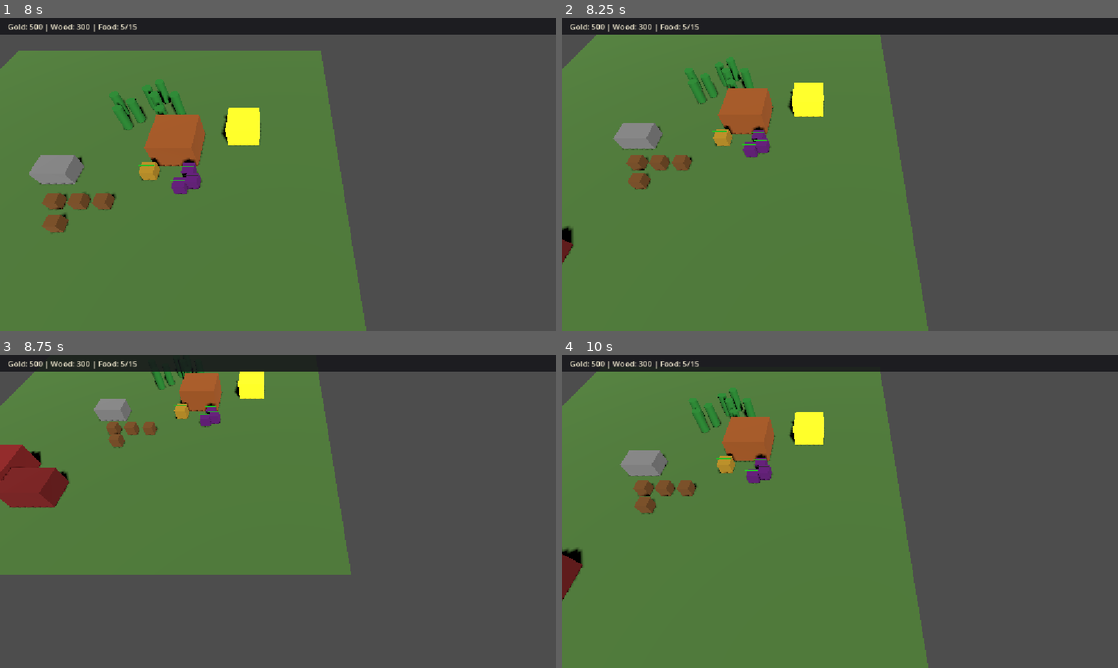
Above: before the commit, frames 1-4 (two rows, left to right).
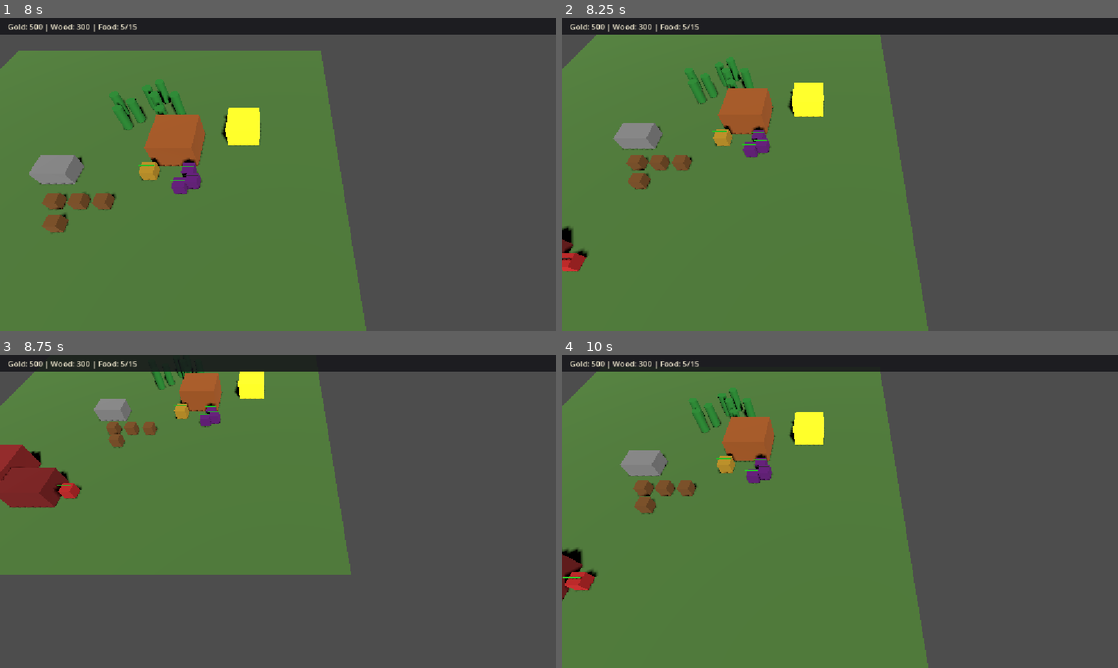
Above: after the commit, the same moments.

Repository: nplvkntx/endless-battle
Game: Godot game, scene res://scenes/main.tscn
Two runs of this game, one before a commit and one after it. Both use one fixed random seed, a clock stepped at 60 frames per second and the inputs below.
Inputs (mouse positions are in pixels of both pictures, inside the frame that each line leads up to):
- Up to frame 1 (8 s): tap Enter at 0.5, 6.5 s; move the mouse to (400, 158) at 0.52 s; hold Right (ui_right) 0.53-1.25 s; tap B at 0.6, 5.1 s; click (400, 158) at 0.67 s; drag from (166, 190) to (250, 237) at 1.27 s; tap Space at 2 s; move the mouse to (333, 105) at 2.02 s; hold Right (ui_right) 2.03-2.75 s; tap T at 2.1, 6.6 s; drag from (250, 237) to (111, 127) at 2.77 s; move the mouse to (444, 221) at 3.52 s; hold Left (ui_left) 3.53-4.25 s; tap Q at 3.6 s; drag from (111, 127) to (194, 96) at 4.27 s; move the mouse to (305, 174) at 5.02 s; hold Down (ui_down) 5.03-5.75 s; click (305, 174) at 5.17 s; drag from (194, 96) to (166, 190) at 5.77 s; move the mouse to (400, 158) at 6.52 s; hold Up (ui_up) 6.53-7.25 s; drag from (166, 190) to (250, 237) at 7.27 s
- Up to frame 2 (8.25 s): tap Space at 8 s; move the mouse to (895, 105) at 8.02 s; hold Down (ui_down) from 8.03 s (still down); tap Q at 8.1 s
- Up to frame 3 (8.75 s): keep holding Down (ui_down)
- Up to frame 4 (10 s): release Down (ui_down) at 8.75 s; drag from (812, 574) to (673, 464) at 8.77 s; tap Enter at 9.5 s; move the mouse to (1006, 558) at 9.52 s; hold Up (ui_up) from 9.53 s (still down); tap B at 9.6 s; click (1006, 558) at 9.67 s

Frame 1 is identical in both runs. In frame 2, 0.3% of the frame differs, in the area x 0-5%, y 72-82%; in frame 3, 0.2%; in frame 4, 0.3%, in the area x 0-7%, y 67-76%.

Commit message:
Fix enemy unit ownership

Diff:
--- a/scenes/main.tscn
+++ b/scenes/main.tscn
@@ -547,6 +547,7 @@
 
 [node name="EnemyBarracks" parent="." groups=["enemy_command_center"] instance=ExtResource("21_barracks")]
 transform = Transform3D(1, 0, 0, 0, 1, 0, 0, 0, 1, -8, 1, 12)
+enable_enemy_auto_production = true
 
 [node name="MeshInstance3D" parent="EnemyBarracks" index="0"]
 surface_material_override/0 = SubResource("StandardMaterial3D_enemy_barracks")
--- a/scripts/base/unit.gd
+++ b/scripts/base/unit.gd
@@ -249,7 +249,7 @@
 
 
 ## Applies damage using values derived from unit_data.
-func take_damage(_amount: float) -> void:
+func take_damage(_amount: float, _attacker: Node = null) -> void:
 	# TODO: Implement damage handling.
 	pass
 
--- a/scripts/buildings/barracks.gd
+++ b/scripts/buildings/barracks.gd
@@ -14,6 +14,10 @@
 const SWORDSMAN_SPAWN_OFFSET: Vector3 = Vector3(3.0, -0.5, 0.0)
 const ARCHER_SPAWN_OFFSET: Vector3 = Vector3(3.0, -0.5, 2.0)
 const RALLY_MARKER_Y: float = 0.05
+const ENEMY_PRODUCTION_INTERVAL_SECONDS: float = 8.0
+const ENEMY_TEAM_ID: int = 1
+
+@export var enable_enemy_auto_production: bool = false
 
 var _swordsman_queue_count: int = 0
 var _archer_queue_count: int = 0
@@ -22,6 +26,8 @@
 var _has_rally_point: bool = false
 var _rally_point: Vector3 = Vector3.ZERO
 var _rally_marker: MeshInstance3D = null
+var _enemy_production_spawn_swordsman_next: bool = true
+var _enemy_production_active: bool = false
 
 @onready var _health_component: HealthComponent = get_node_or_null(
 	"HealthComponent"
@@ -36,6 +42,67 @@
 	if _health_component != null and _health_component.has_signal("health_depleted"):
 		_health_component.health_depleted.connect(_on_health_depleted, CONNECT_ONE_SHOT)
 
+	if enable_enemy_auto_production:
+		_start_enemy_auto_production()
+
+
+func _start_enemy_auto_production() -> void:
+	_enemy_production_active = true
+	_schedule_enemy_production_tick()
+
+
+func _schedule_enemy_production_tick() -> void:
+	if not _enemy_production_active:
+		return
+
+	var wait_timer: SceneTreeTimer = get_tree().create_timer(
+		ENEMY_PRODUCTION_INTERVAL_SECONDS
+	)
+	wait_timer.timeout.connect(_on_enemy_production_tick, CONNECT_ONE_SHOT)
+
+
+func _on_enemy_production_tick() -> void:
+	if not _enemy_production_active or not is_instance_valid(self):
+		return
+
+	if building_state != STATE_COMPLETED:
+		_schedule_enemy_production_tick()
+		return
+
+	if _enemy_production_spawn_swordsman_next:
+		_spawn_enemy_unit(SWORDSMAN_SCENE)
+	else:
+		_spawn_enemy_unit(ARCHER_SCENE)
+
+	_enemy_production_spawn_swordsman_next = not _enemy_production_spawn_swordsman_next
+	_schedule_enemy_production_tick()
+
+
+func _spawn_enemy_unit(scene: PackedScene) -> void:
+	var unit: Unit = scene.instantiate() as Unit
+	var spawn_parent: Node = get_parent()
+	if spawn_parent == null or unit == null:
+		return
+
+	spawn_parent.add_child(unit)
+	unit.global_position = global_position + SWORDSMAN_SPAWN_OFFSET
+	_finalize_spawned_unit(unit)
+	_finalize_enemy_unit(unit)
+
+
+func _finalize_enemy_unit(unit: Unit) -> void:
+	unit.team_id = ENEMY_TEAM_ID
+
+	if not unit.is_in_group(&"enemies"):
+		unit.add_to_group(&"enemies")
+
+	if unit.is_in_group(&"units"):
+		unit.remove_from_group(&"units")
+
+
+func _stop_enemy_auto_production() -> void:
+	_enemy_production_active = false
+
 
 func take_damage(amount: float, _attacker = null) -> void:
 	if _health_component == null or _health_component.current_health <= 0:
@@ -48,6 +115,8 @@
 
 
 func _on_health_depleted() -> void:
+	_stop_enemy_auto_production()
+
 	if _rally_marker != null and is_instance_valid(_rally_marker):
 		_rally_marker.queue_free()
 		_rally_marker = null
--- a/scripts/systems/combat_target_validation.gd
+++ b/scripts/systems/combat_target_validation.gd
@@ -4,6 +4,7 @@
 ## Shared checks for whether a node can be safely targeted or damaged in combat.
 
 const ENEMY_BUILDING_GROUP := &"enemy_command_center"
+const ENEMY_TEAM_ID: int = 1
 
 
 static func is_valid_combat_target(target: Variant) -> bool:
@@ -43,7 +44,45 @@
 	if target is EnemyDummy:
 		return true
 
+	if target is Node and (target as Node).is_in_group(&"enemies"):
+		if target is Swordsman or target is Archer:
+			return true
+
 	return is_attackable_enemy_building(target)
+
+
+static func is_enemy_faction(node: Variant) -> bool:
+	if node == null or not node is Node:
+		return false
+
+	var scene_node: Node = node as Node
+	if scene_node.is_in_group(ENEMY_BUILDING_GROUP):
+		return true
+
+	if scene_node.is_in_group(&"enemies"):
+		return true
+
+	if node is Unit and (node as Unit).team_id >= ENEMY_TEAM_ID:
+		return true
+
+	return false
+
+
+static func are_hostile(attacker: Node, target: Variant) -> bool:
+	if attacker == null or not is_valid_combat_target(target):
+		return false
+
+	return is_enemy_faction(attacker) != is_enemy_faction(target)
+
+
+static func is_attack_target_for_attacker(attacker: Node, target: Variant) -> bool:
+	if not are_hostile(attacker, target):
+		return false
+
+	if is_enemy_faction(attacker):
+		return target is Unit and not target is Building
+
+	return is_player_unit_attack_target(target)
 
 
 static func is_tower_attack_target(target: Variant) -> bool:
@@ -109,6 +148,9 @@
 
 static func apply_damage_to_target(target: Variant, amount: float, attacker = null) -> bool:
 	if not is_valid_combat_target(target):
+		return false
+
+	if attacker != null and not are_hostile(attacker as Node, target):
 		return false
 
 	if not target is Object or not (target as Object).has_method("take_damage"):
@@ -173,7 +215,7 @@
 		for node: Node in attacker.get_tree().get_nodes_in_group(group_name):
 			if not node is Node3D:
 				continue
-			if not is_player_unit_attack_target(node):
+			if not is_attack_target_for_attacker(attacker, node):
 				continue
 
 			var target: Node3D = node as Node3D
--- a/scripts/systems/selection_manager.gd
+++ b/scripts/systems/selection_manager.gd
@@ -206,8 +206,11 @@
 		return
 
 	var clicked_unit: Unit = _raycast_unit(camera, screen_position)
-	if clicked_unit is EnemyDummy:
-		_dispatch_attack_command(clicked_unit as EnemyDummy)
+	if (
+		clicked_unit != null
+		and CombatTargetValidation.is_player_unit_attack_target(clicked_unit)
+	):
+		_dispatch_attack_command(clicked_unit)
 		return
 
 	var attack_building: Building = _raycast_building(camera, screen_position)
@@ -494,7 +497,13 @@
 
 
 func _is_selectable_unit(unit: Unit) -> bool:
-	return unit != null and is_instance_valid(unit)
+	if unit == null or not is_instance_valid(unit):
+		return false
+
+	if unit.is_in_group(&"enemies"):
+		return false
+
+	return true
 
 
 func _is_selectable_building(building: Building) -> bool:
--- a/scripts/units/archer.gd
+++ b/scripts/units/archer.gd
@@ -53,7 +53,7 @@
 
 
 func command_attack(target: Node3D) -> void:
-	if not CombatTargetValidation.is_player_unit_attack_target(target):
+	if not CombatTargetValidation.is_attack_target_for_attacker(self, target):
 		return
 
 	_attack_target = target
@@ -166,7 +166,7 @@
 	arrow.launch(_attack_target, float(attack_damage), spawn_position, self)
 
 
-func take_damage(amount: float) -> void:
+func take_damage(amount: float, _attacker: Node = null) -> void:
 	if _health_component.current_health <= 0:
 		return
 
--- a/scripts/units/enemy_dummy.gd
+++ b/scripts/units/enemy_dummy.gd
@@ -68,7 +68,7 @@
 	queue_free()
 
 
-func take_damage(amount: float, attacker = null) -> void:
+func take_damage(amount: float, attacker: Node = null) -> void:
 	if _health_component.current_health <= 0:
 		return
 
--- a/scripts/units/hero.gd
+++ b/scripts/units/hero.gd
@@ -116,7 +116,7 @@
 
 
 func command_attack(target: Node3D) -> void:
-	if not CombatTargetValidation.is_player_unit_attack_target(target):
+	if not CombatTargetValidation.is_attack_target_for_attacker(self, target):
 		return
 
 	_cancel_power_strike()
@@ -912,7 +912,7 @@
 	).set_trans(Tween.TRANS_QUAD).set_ease(Tween.EASE_IN)
 
 
-func take_damage(amount: float) -> void:
+func take_damage(amount: float, _attacker: Node = null) -> void:
 	if _health_component.current_health <= 0:
 		return
 
--- a/scripts/units/swordsman.gd
+++ b/scripts/units/swordsman.gd
@@ -57,7 +57,7 @@
 
 
 func command_attack(target: Node3D) -> void:
-	if not CombatTargetValidation.is_player_unit_attack_target(target):
+	if not CombatTargetValidation.is_attack_target_for_attacker(self, target):
 		return
 
 	_attack_target = target
@@ -200,7 +200,7 @@
 	).set_trans(Tween.TRANS_QUAD).set_ease(Tween.EASE_IN)
 
 
-func take_damage(amount: float) -> void:
+func take_damage(amount: float, _attacker: Node = null) -> void:
 	if _health_component.current_health <= 0:
 		return
 
